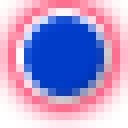
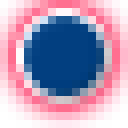
Two versions of the same layered image (128 × 128). Layer-by-layer changes:
hid "椭圆 16" over (x1=24, y1=16, x2=104, y2=96)
added layer "椭圆 57" in group "组 1" over (x1=24, y1=16, x2=104, y2=96)
